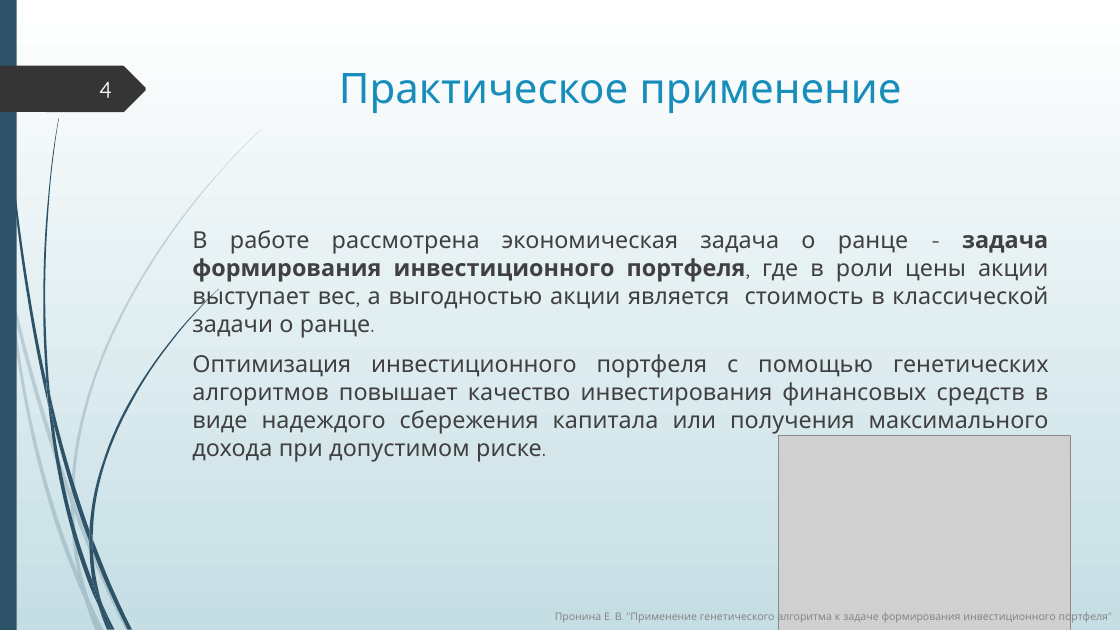
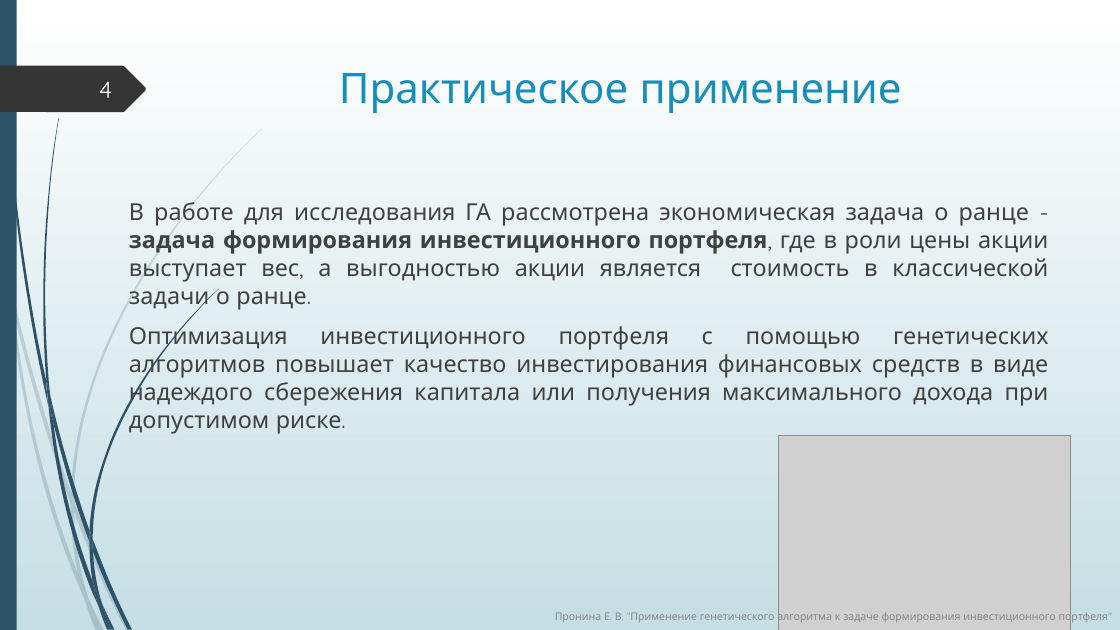
Before and after one commit to ElizJogar/Knapsack-Problems, a slide deck: slide 4 of diploma.pptx. Drawn at 1120x630 pixels with LibreOffice and Linux fonts; fonts in the diff are those of the drawing; grey boxes stand for pictures. Boxes give left, top, right and bottom in pixels: in the first picture for what was removed or moved away, otherwise in the second. Text is boxed around its words. In the diff, an @@ line names an element or a change of style, - is before the commit and + after.

```diff
--- a/diploma.pptx
+++ b/diploma.pptx
@@ text "В работе для исследования ГА ...": place and size @@
-text "В работе для исследования ГА ..." at bbox=[192, 230, 1049, 462]
+text "В работе для исследования ГА ..." at bbox=[129, 202, 1049, 434]
@@ text at bbox=[129, 202, 1048, 311]: text changed @@
-В работе рассмотрена экономическая задача о ранце - задача формирования инвестиционного портфеля, где в роли цены акции выступает вес, а выгодностью акции является стоимость в классической задачи о ранце.
+В работе для исследования ГА рассмотрена экономическая задача о ранце - задача формирования инвестиционного портфеля, где в роли цены акции выступает вес, а выгодностью акции является стоимость в классической задачи о ранце.
```
Also in this commit, not shown: 7 other slides changed, 1 slide added, 1 slide removed, 3 other files.
